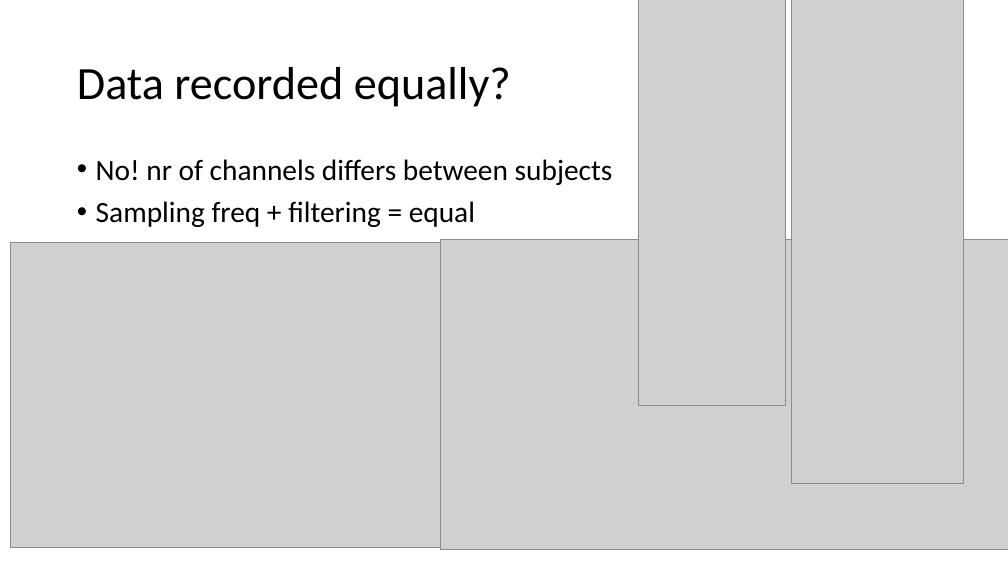
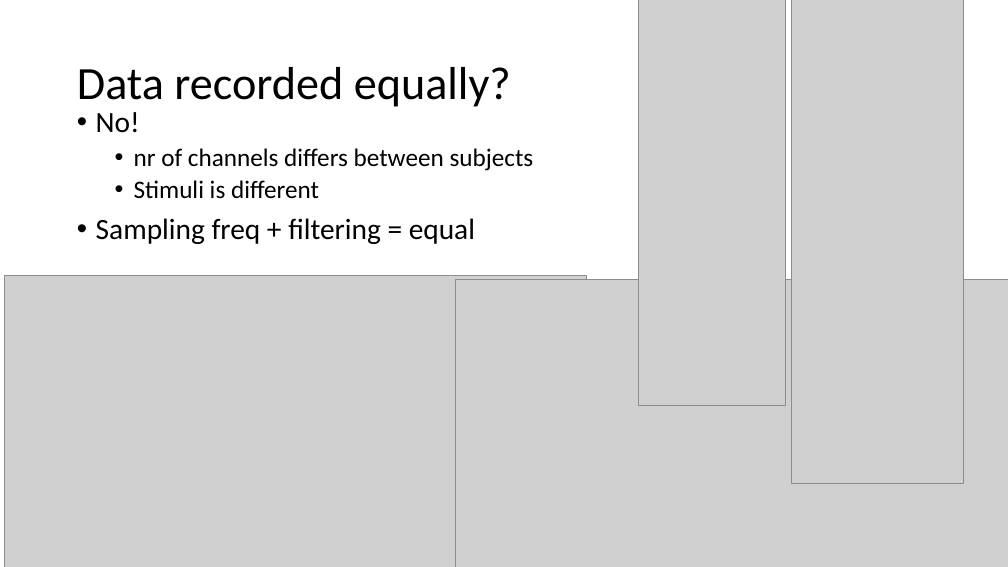
Before and after one commit to JeroenBuil/deegtal_coding_task, a slide deck: slide 3 of reports/dEEGtal interview presentation - Jeroen Buil.pptx (slide 2 before the commit). Drawn at 1008x567 pixels with LibreOffice and Linux fonts; fonts in the diff are those of the drawing; grey boxes stand for pictures. Boxes give left, top, right and bottom in pixels: in the first picture for what was removed or moved away, otherwise in the second. Text is boxed around its words. In the diff, an @@ line names an element or a change of style, - is before the commit and + after.

```diff
--- a/reports/dEEGtal interview presentation - Jeroen Buil.pptx
+++ b/reports/dEEGtal interview presentation - Jeroen Buil.pptx
@@ text "No!": place and size @@
-text "No!" at <box>96,159,613,227</box>
+text "No!" at <box>96,112,534,244</box>
@@ text at <box>96,112,534,199</box>: text changed; size 28 to 24 pt @@
-• No! nr of channels differs between subjects
+• No!
+  • nr of channels differs between subjects
+  • Stimuli is different
@@ picture: place and size @@
-picture at <box>11,242,593,547</box>
+picture at <box>5,275,587,567</box>
@@ picture: place and size @@
-picture at <box>441,240,1008,550</box>
+picture at <box>456,279,1008,567</box>
```
Also in this commit, not shown: 1 other slide changed, 5 slides added, 1 slide removed, 17 other files.
